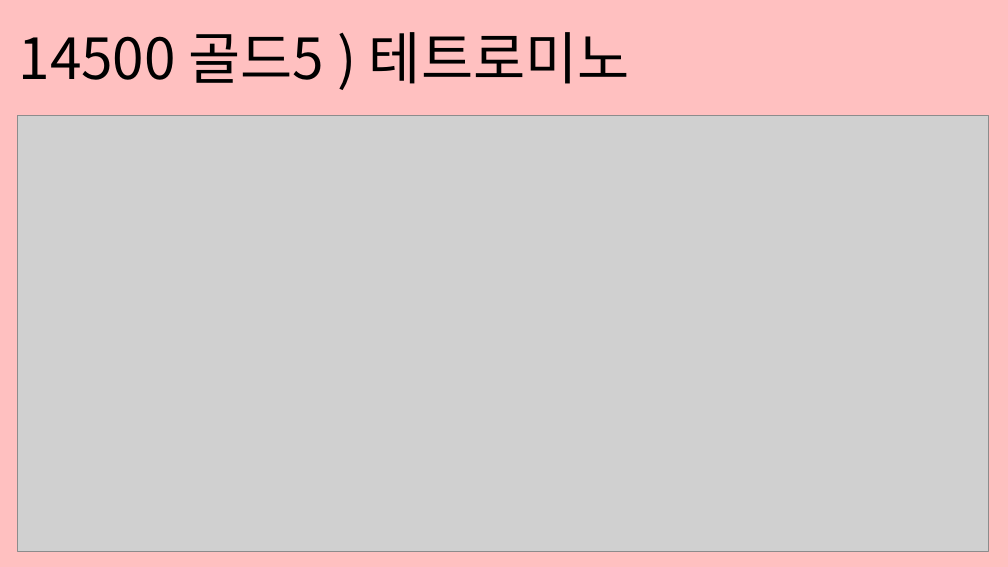
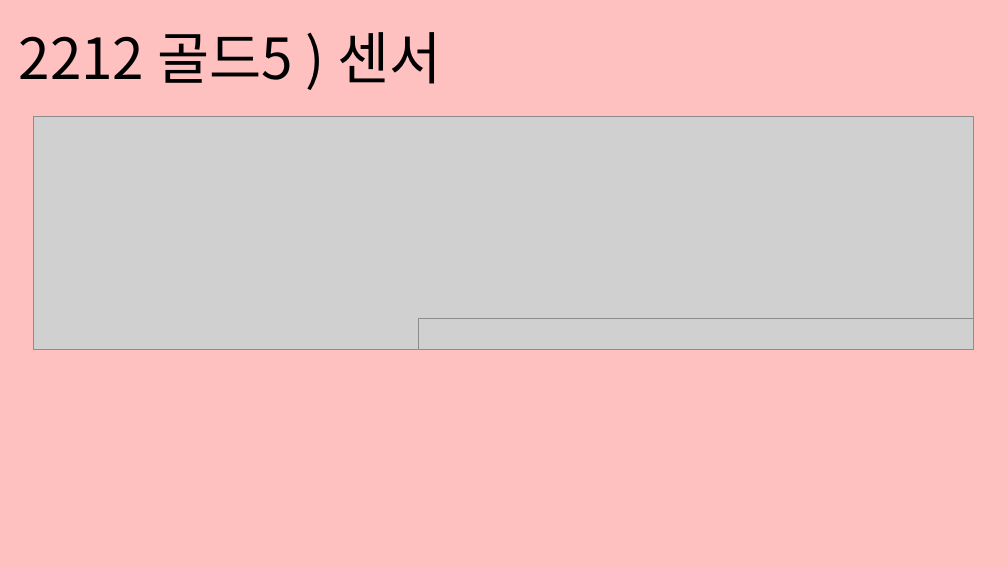
Before and after one commit to kimchist/-, a slide deck: slide 2 of 세젤스++/7주차/세젤쓰 7주차 PPT by kimchist.pptx. Drawn at 1008x567 pixels with LibreOffice and Linux fonts; fonts in the diff are those of the drawing; grey boxes stand for pictures. Boxes give left, top, right and bottom in pixels: in the first picture for what was removed or moved away, otherwise in the second. Text is boxed around its words. In the diff, an @@ line names an element or a change of style, - is before the commit and + after.

```diff
--- a/세젤스++/7주차/세젤쓰 7주차 PPT by kimchist.pptx
+++ b/세젤스++/7주차/세젤쓰 7주차 PPT by kimchist.pptx
@@ text at [19, 32, 441, 84]: text changed @@
-14500 골드5 ) 테트로미노
+2212 골드5 ) 센서
@@ picture: place and size @@
-picture at [17, 116, 989, 551]
+picture at [33, 116, 974, 349]
@@ picture added at [418, 318, 974, 350] @@
```
Also in this commit, not shown: 4 other slides changed, 8 slides added, 1 slide removed, 8 other files.
